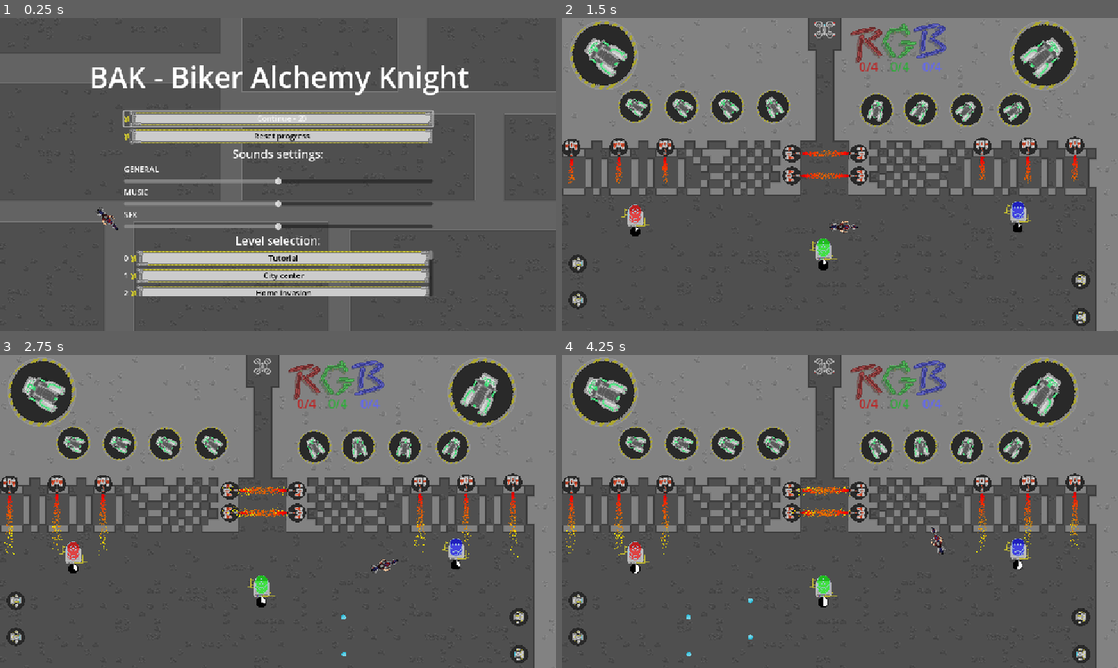
Above: before the commit, frames 1-4 (two rows, left to right).
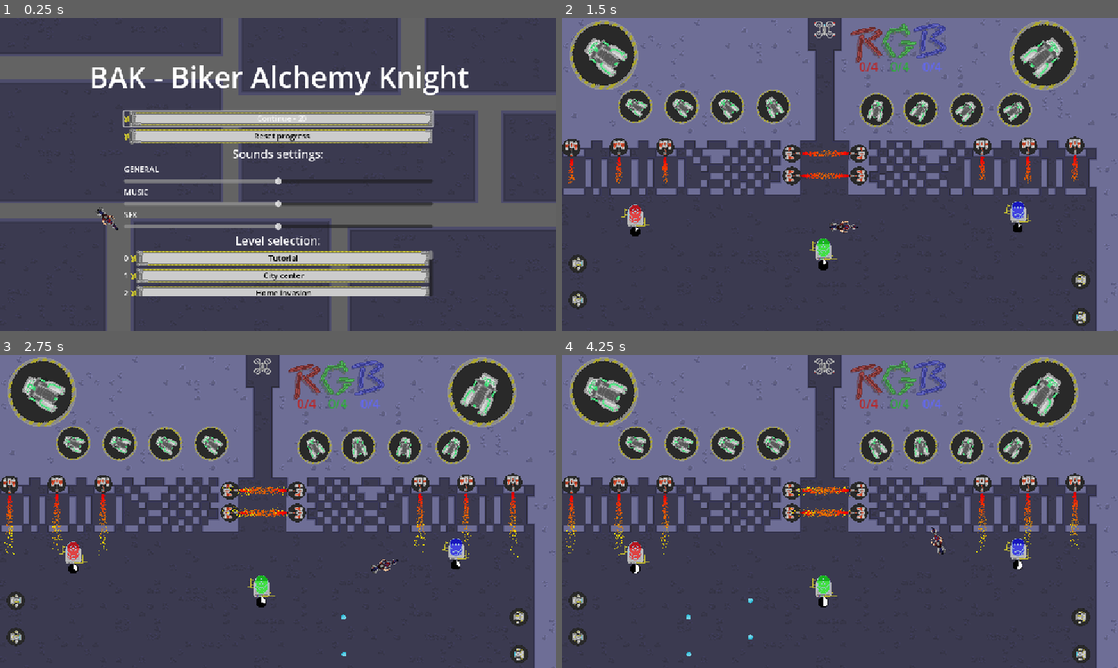
Above: after the commit, the same moments.

Repository: IwailerI/micro-jam-colors
Game: Godot game, scene res://scenes/mainmenu/mainmenu.tscn
The game is run twice, just before and just after one commit, with the same random seed, the same clock (stepped at 60 frames per second) and the same inputs.
Inputs:
- Up to frame 1 (0.25 s): no input
- Up to frame 2 (1.5 s): click "Continue - 20" at 0.5 s; hold D (movement_right) from 1.28 s (still down); hold Space (throttle) from 1.28 s (still down)
- Up to frame 3 (2.75 s): release D (movement_right) at 2.03 s; release Space (throttle) at 2.03 s; hold S (movement_down) from 2.03 s (still down); tap Space (throttle) at 2.1 s
- Up to frame 4 (4.25 s): release S (movement_down) at 2.78 s; hold D (movement_right) 2.78-3.53 s; hold Space (throttle) 2.78-3.53 s; hold W (movement_up) from 3.53 s (still down); tap Space (throttle) at 3.6 s

The runs differ from the first frame. In frame 1, 2.7% of the frame differs, in the area x 0-100%, y 0-100%; in frame 2, 3.0%; in frame 3, 3.0%; in frame 4, 3.0%.

Commit message:
updated tile color

Diff:
--- a/objects/game_manager/game_manager.gd
+++ b/objects/game_manager/game_manager.gd
@@ -44,8 +44,12 @@
 	blue = min(blue + b, MAX_COLOR_VALUE)
 	added_colors.emit(red, green, blue)
 
-	if red > need_red or green > need_green or blue > need_blue:
-		gameover(false, "Too much color!")
+	if red > need_red:
+		gameover(false, "Too much RED color!")
+	if green > need_green:
+		gameover(false, "Too much GREEN color!")
+	if blue > need_blue:
+		gameover(false, "Too much BLUE color!")
 
 
 func gameover(has_won: bool, lost_message: String = "") -> void:
Binary file changed: assets/tileset.png
